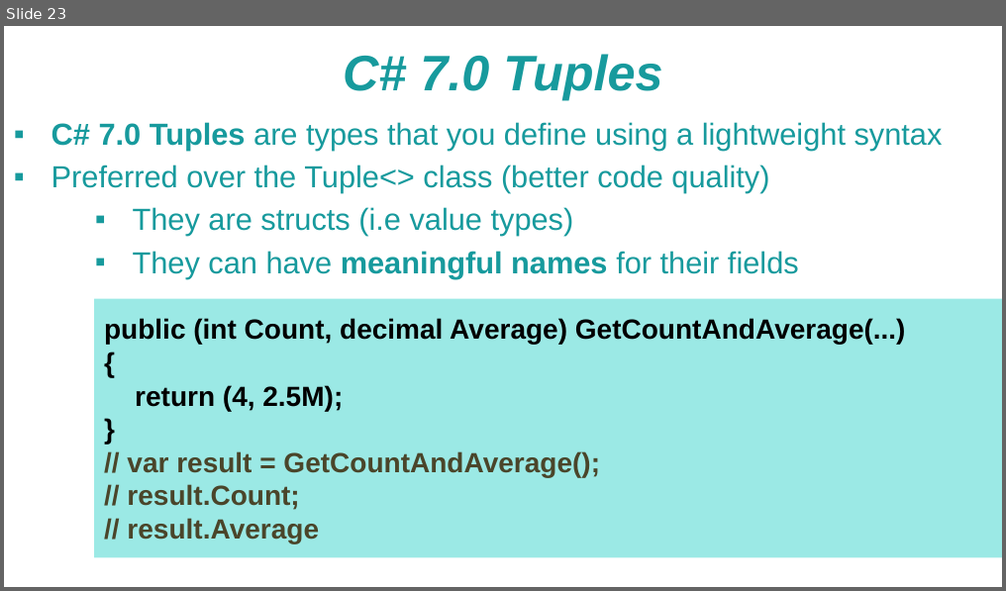
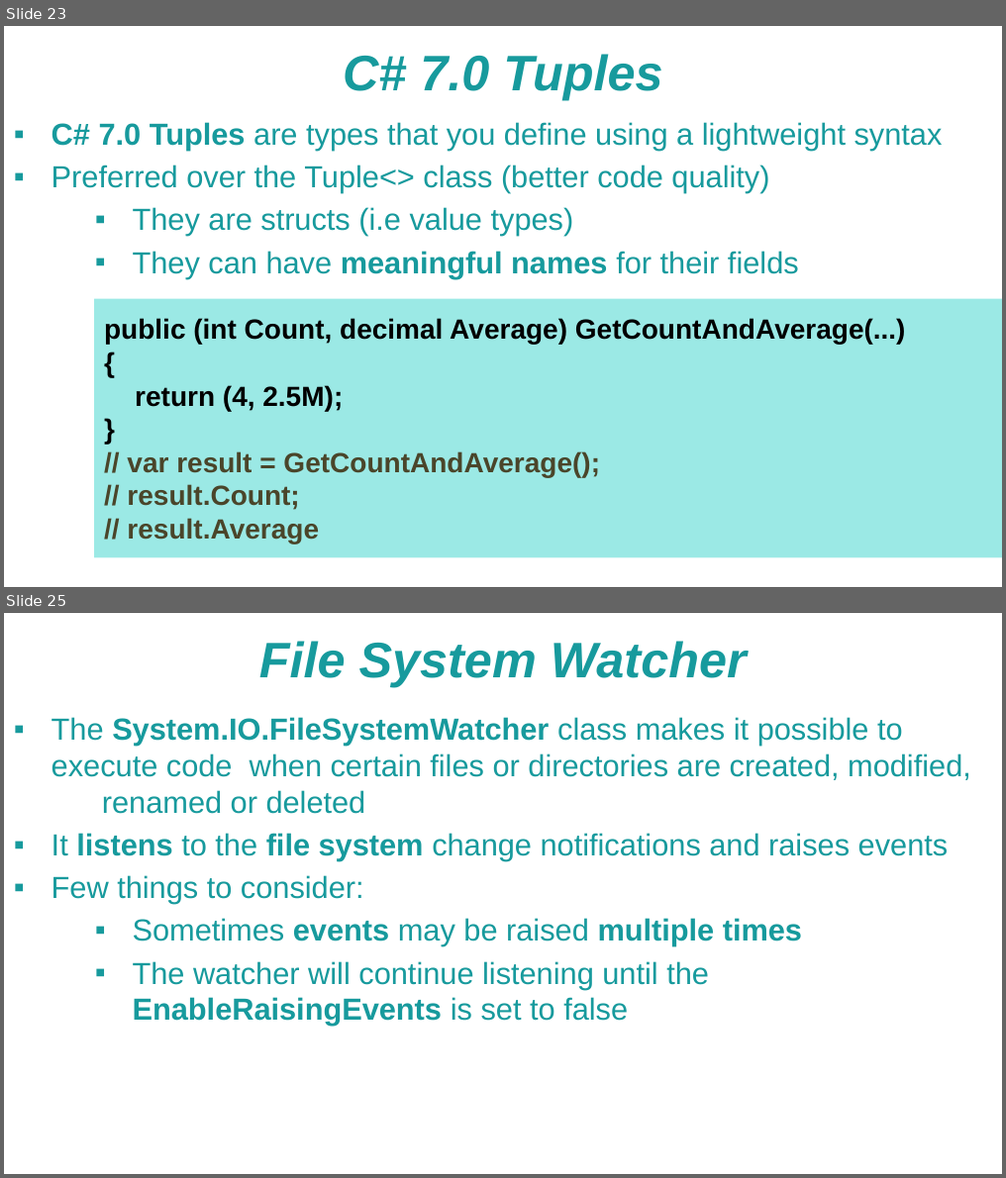
Before and after one commit to NaskoIT/CSharp-In-Depth, a slide deck: C# Tips and Tricks.pptx. Shown one above the other, each under a label of ours: slide 23 before the commit, slides 23 and 25 after it; the slides between them are not shown. The pictures are 1006x591 and 1006x1178 pixels, drawn with LibreOffice and Linux fonts; fonts in the diff are those of the drawing; background and template pictures are left out. Boxes give left, top, right and bottom in pixels: in the first picture for what was removed or moved away, otherwise in the second. Text is boxed around its words. In the diff, an @@ line names an element or a change of style, - is before the commit and + after.

```diff
--- a/C# Tips and Tricks.pptx
+++ b/C# Tips and Tricks.pptx
@@ slide 25 added at <box>4,613,1002,1174</box>, background picture (left out) @@
@@ text added at <box>259,641,746,687</box>, 36 pt, text #179A9D, bold, italic @@
+File System Watcher
@@ text added at <box>52,717,971,1026</box>, 22 pt, text #179A9D @@
+▪ The System.IO.FileSystemWatcher class makes it possible to execute code when certain files or directories are created, modified, renamed or deleted
+▪ It listens to the file system change notifications and raises events
+▪ Few things to consider:
+  ▪ Sometimes events may be raised multiple times
+  ▪ The watcher will continue listening until the EnableRaisingEvents is set to false
```
Also in this commit, not shown: 1 other slide added, 4 other files.
